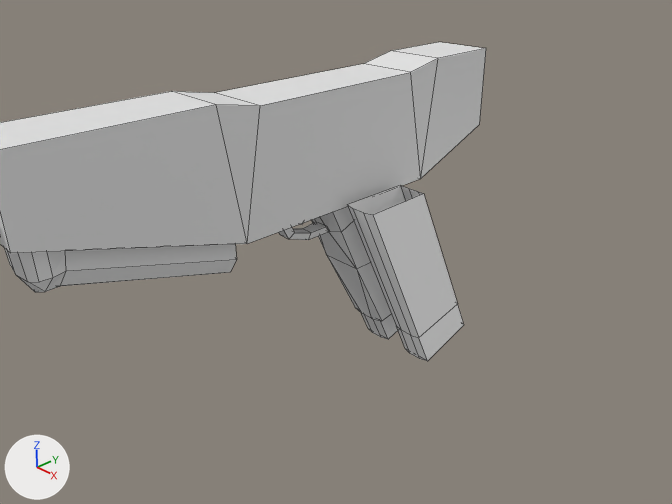
Two versions of the Blender file base/models/weapons/shotgunmicro/shotgunmicro.blend, one commit apart.
One viewpoint serves both versions: the file's camera 'Camera'. The lights are fixed; the arrows at lower left show +X, +Y and +Z. Mesh edges are drawn as thin lines.

Objects in the first picture: 'pistolshotgun', 'pistolshotgun.001'.
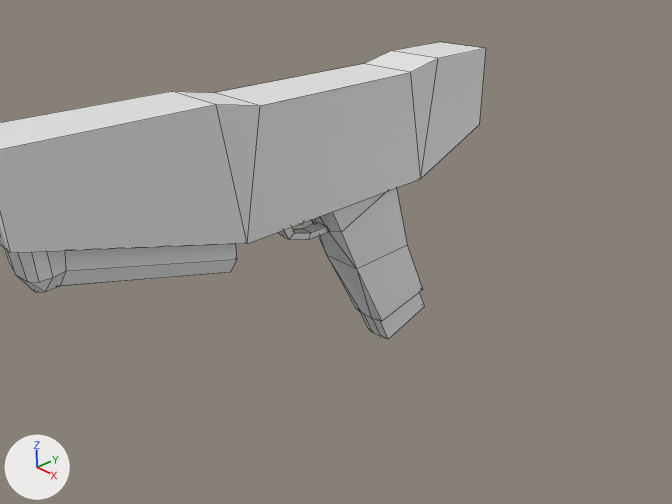
Edits to the bpy script that builds the scene:
```text
Remove ob_pistolshotgun_001:
    ob_pistolshotgun_001 = bpy.data.objects.new('pistolshotgun.001', me_torus3_sep5_defau)
    ob_pistolshotgun_001.location = (1.0, 0.0, 0.0)
    ob_pistolshotgun_001.rotation_euler = (-1.571, 3.142, 0.0)  # degrees (-90, 180, 0)
```

Location of each change, (x1, y1, x2, y2) in pixels of the pictures (672 x 504 px):
'pistolshotgun.001', deleted: before (347, 186, 464, 361)
